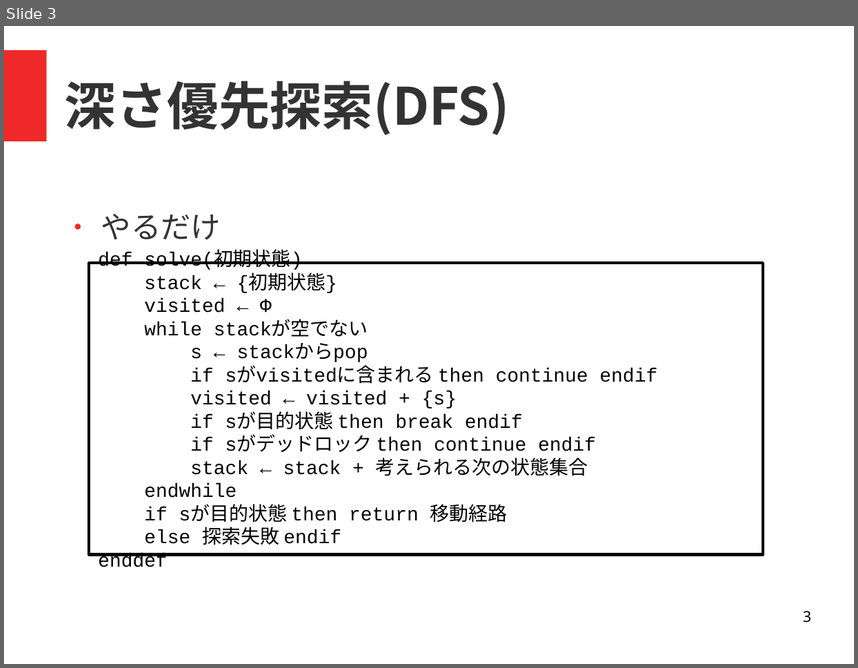
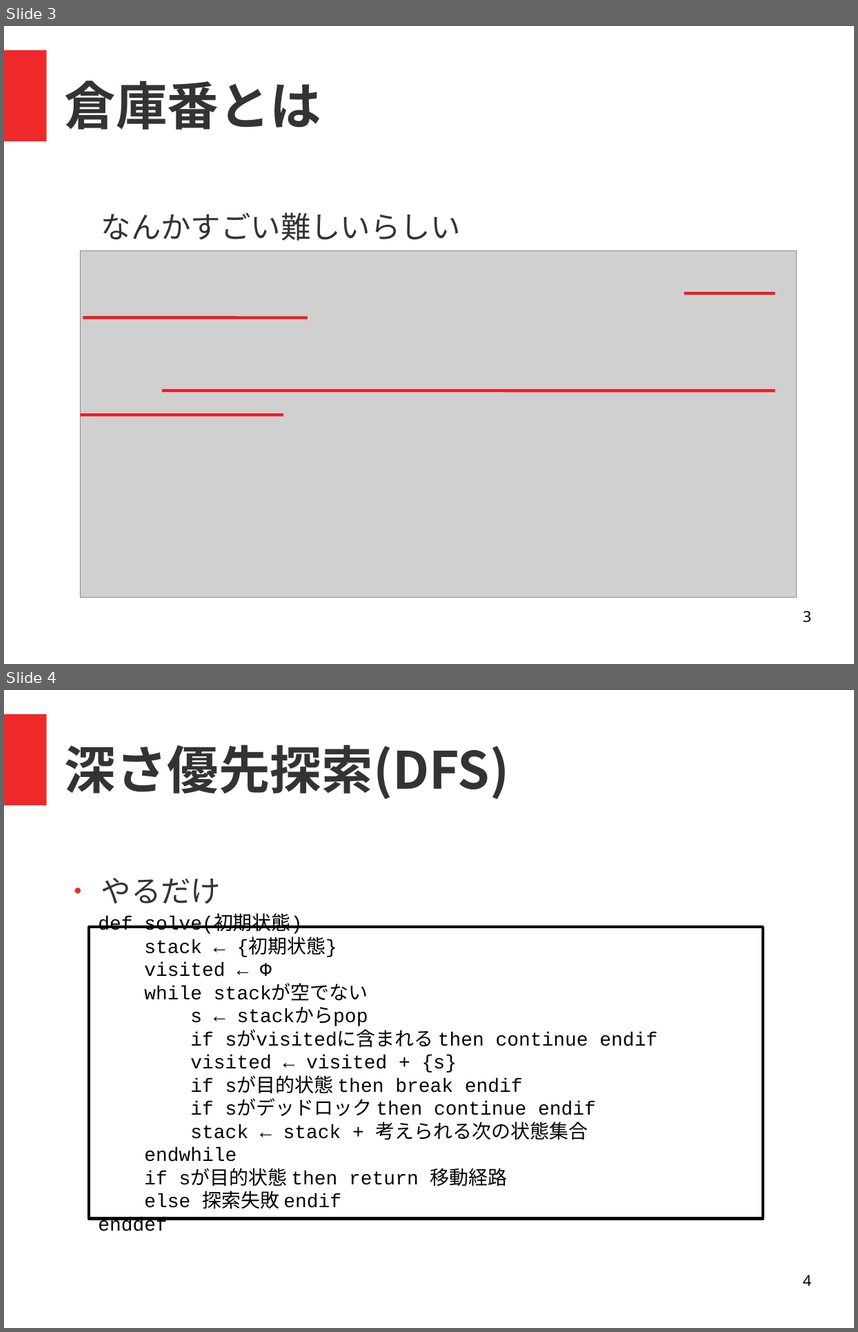
Before and after one commit to ptr-yudai/titech-sokoban, a slide deck: presentation.odp. Shown one above the other, each under a label of ours: slide 3 before the commit, slides 3 and 4 after it. The pictures are 858x668 and 858x1332 pixels, drawn with LibreOffice and Linux fonts; fonts in the diff are those of the drawing; grey boxes stand for pictures. Boxes give left, top, right and bottom in pixels: in the first picture for what was removed or moved away, otherwise in the second. Text is boxed around its words. In the diff, an @@ line names an element or a change of style, - is before the commit and + after.

```diff
--- a/presentation.odp
+++ b/presentation.odp
@@ slide 3 added at (4, 26, 854, 664), background #FFFFFF; not listed: 1 template element that a slide beside it also shows @@
@@ title added at (65, 81, 321, 129), 48 pt, text #333333, bold @@
+倉庫番とは
@@ text added at (101, 212, 461, 241), 28 pt, text #333333 @@
+なんかすごい難しいらしい
@@ picture added at (81, 250, 797, 597) @@
@@ line added from (684, 293) to (775, 293), #ED1C24 2.83 pt @@
@@ line added from (83, 318) to (308, 318), #ED1C24 2.83 pt @@
@@ line added from (162, 390) to (775, 390), #ED1C24 2.83 pt @@
@@ line added from (81, 414) to (283, 414), #ED1C24 2.83 pt @@
@@ page number added at (803, 610, 811, 622), 14 pt, text #000000 @@
+3
@@ what was slide 3 is now slide 4 @@
@@ page number at (803, 1274, 811, 1285): text changed @@
-3
+4
```
Also in this commit, not shown: 5 slides changed, 2 other slides added, 1 slide removed, 1 other file.
